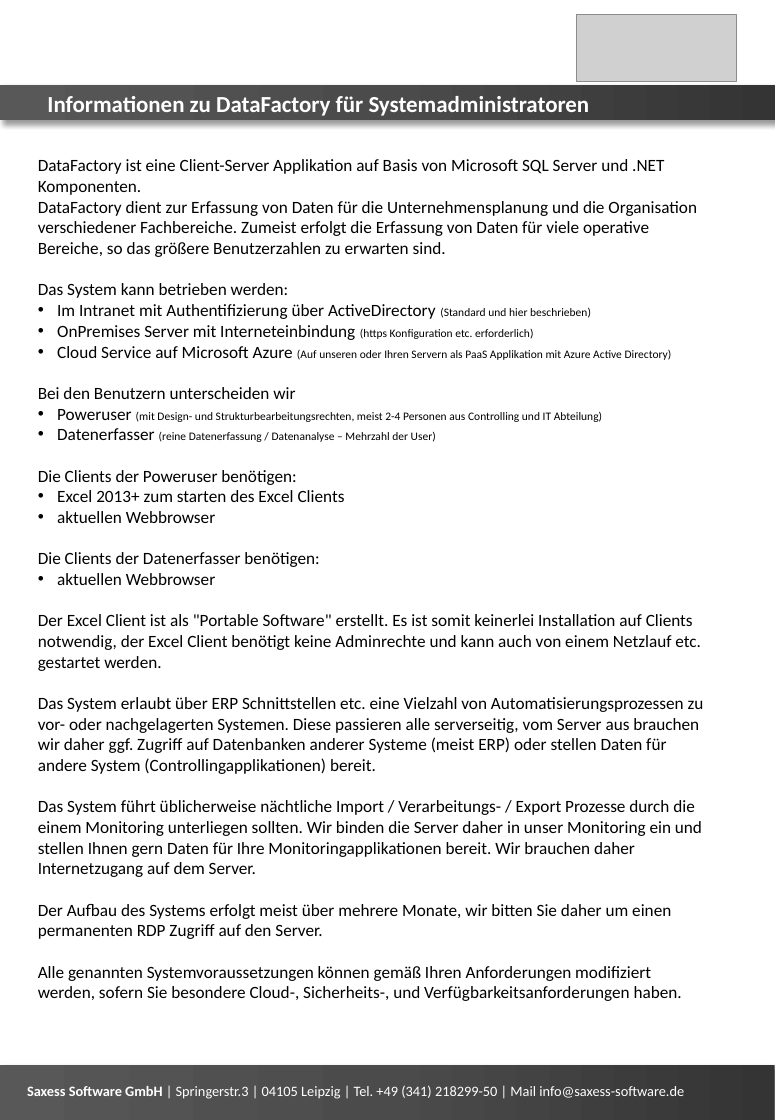
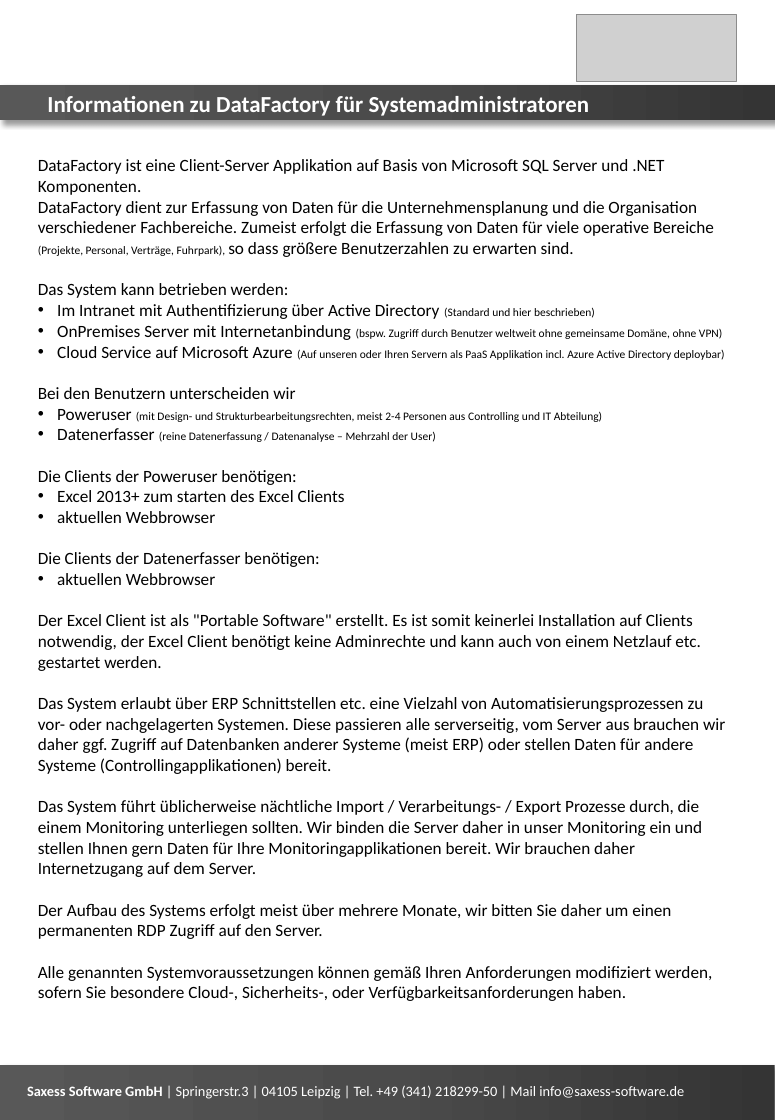
Before and after one commit to saxess-software/DataFactory-Knowledge-Center, a slide deck: slide 1 of 3a. DataFactory - Installation and Update/DataFactoy Systemvoraussetzungen.pptx. Drawn at 775x1120 pixels with LibreOffice and Linux fonts; fonts in the diff are those of the drawing; grey boxes stand for pictures. Boxes give left, top, right and bottom in pixels: in the first picture for what was removed or moved away, otherwise in the second. Text is boxed around its words. In the diff, an @@ line names an element or a change of style, - is before the commit and + after.

Commit message:
Update Systemvoraussetzunge

```diff
--- a/3a. DataFactory - Installation and Update/DataFactoy Systemvoraussetzungen.pptx
+++ b/3a. DataFactory - Installation and Update/DataFactoy Systemvoraussetzungen.pptx
@@ text at [38,201,714,257]: text changed @@
-DataFactory dient zur Erfassung von Daten für die Unternehmensplanung und die Organisation verschiedener Fachbereiche. Zumeist erfolgt die Erfassung von Daten für viele operative Bereiche, so das größere Benutzerzahlen zu erwarten sind.
+DataFactory dient zur Erfassung von Daten für die Unternehmensplanung und die Organisation verschiedener Fachbereiche. Zumeist erfolgt die Erfassung von Daten für viele operative Bereiche (Projekte, Personal, Verträge, Fuhrpark), so dass größere Benutzerzahlen zu erwarten sind.
@@ text at [57,304,725,360]: text changed @@
-• Im Intranet mit Authentifizierung über ActiveDirectory (Standard und hier beschrieben)
-• OnPremises Server mit Interneteinbindung (https Konfiguration etc. erforderlich)
-• Cloud Service auf Microsoft Azure (Auf unseren oder Ihren Servern als PaaS Applikation mit Azure Active Directory)
+• Im Intranet mit Authentifizierung über Active Directory (Standard und hier beschrieben)
+• OnPremises Server mit Internetanbindung (bspw. Zugriff durch Benutzer weltweit ohne gemeinsame Domäne, ohne VPN)
+• Cloud Service auf Microsoft Azure (Auf unseren oder Ihren Servern als PaaS Applikation incl. Azure Active Directory deploybar)
@@ text at [38,697,725,877]: text changed @@
-Das System erlaubt über ERP Schnittstellen etc. eine Vielzahl von Automatisierungsprozessen zu vor- oder nachgelagerten Systemen. Diese passieren alle serverseitig, vom Server aus brauchen wir daher ggf. Zugriff auf Datenbanken anderer Systeme (meist ERP) oder stellen Daten für andere System (Controllingapplikationen) bereit.
-Das System führt üblicherweise nächtliche Import / Verarbeitungs- / Export Prozesse durch die einem Monitoring unterliegen sollten. Wir binden die Server daher in unser Monitoring ein und stellen Ihnen gern Daten für Ihre Monitoringapplikationen bereit. Wir brauchen daher Internetzugang auf dem Server.
+Das System erlaubt über ERP Schnittstellen etc. eine Vielzahl von Automatisierungsprozessen zu vor- oder nachgelagerten Systemen. Diese passieren alle serverseitig, vom Server aus brauchen wir daher ggf. Zugriff auf Datenbanken anderer Systeme (meist ERP) oder stellen Daten für andere Systeme (Controllingapplikationen) bereit.
+Das System führt üblicherweise nächtliche Import / Verarbeitungs- / Export Prozesse durch, die einem Monitoring unterliegen sollten. Wir binden die Server daher in unser Monitoring ein und stellen Ihnen gern Daten für Ihre Monitoringapplikationen bereit. Wir brauchen daher Internetzugang auf dem Server.
@@ text at [38,966,712,1001]: text changed @@
-Alle genannten Systemvoraussetzungen können gemäß Ihren Anforderungen modifiziert werden, sofern Sie besondere Cloud-, Sicherheits-, und Verfügbarkeitsanforderungen haben.
+Alle genannten Systemvoraussetzungen können gemäß Ihren Anforderungen modifiziert werden, sofern Sie besondere Cloud-, Sicherheits-, oder Verfügbarkeitsanforderungen haben.
```
Also in this commit, not shown: 1 other slide changed, 1 other file.
